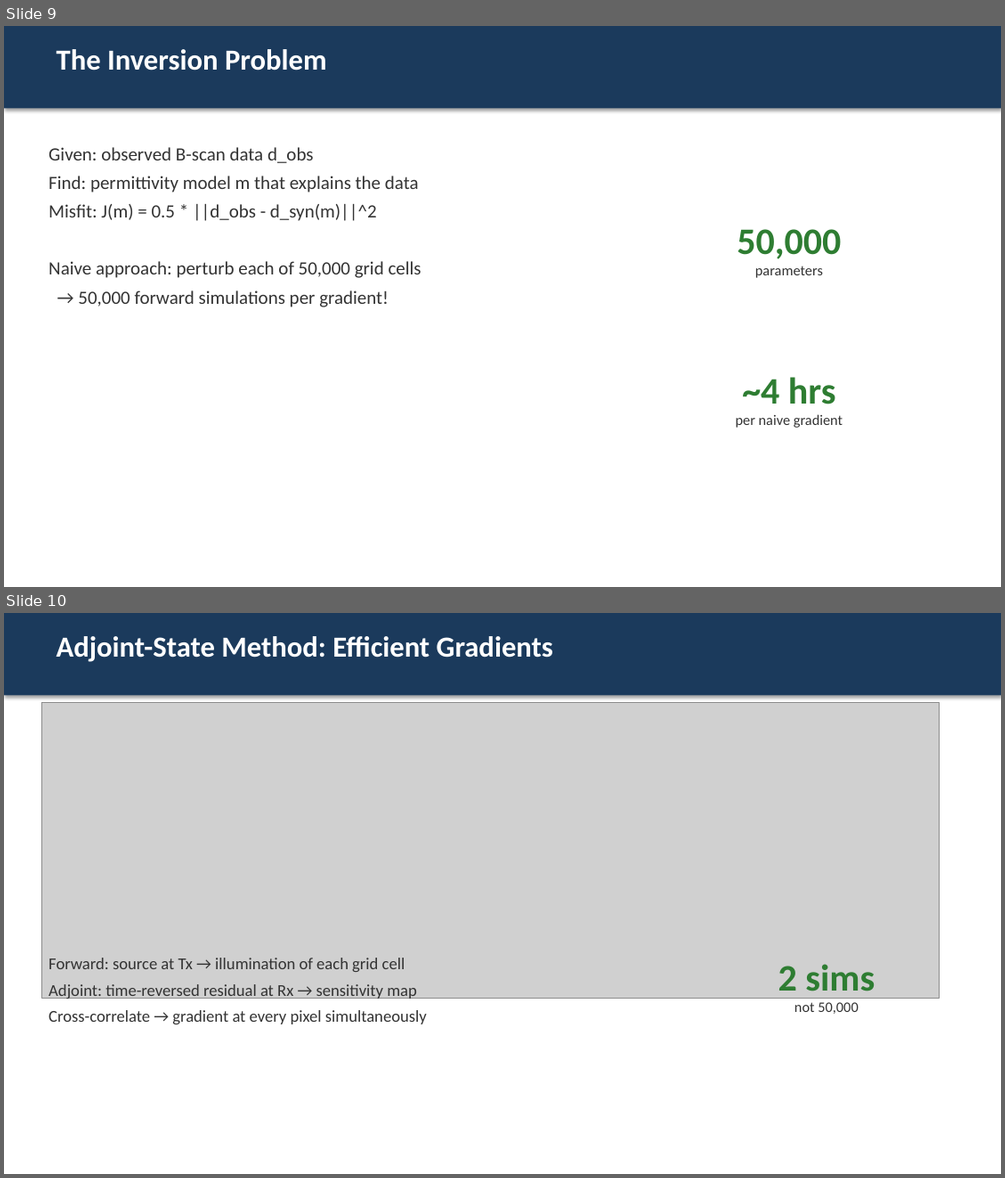
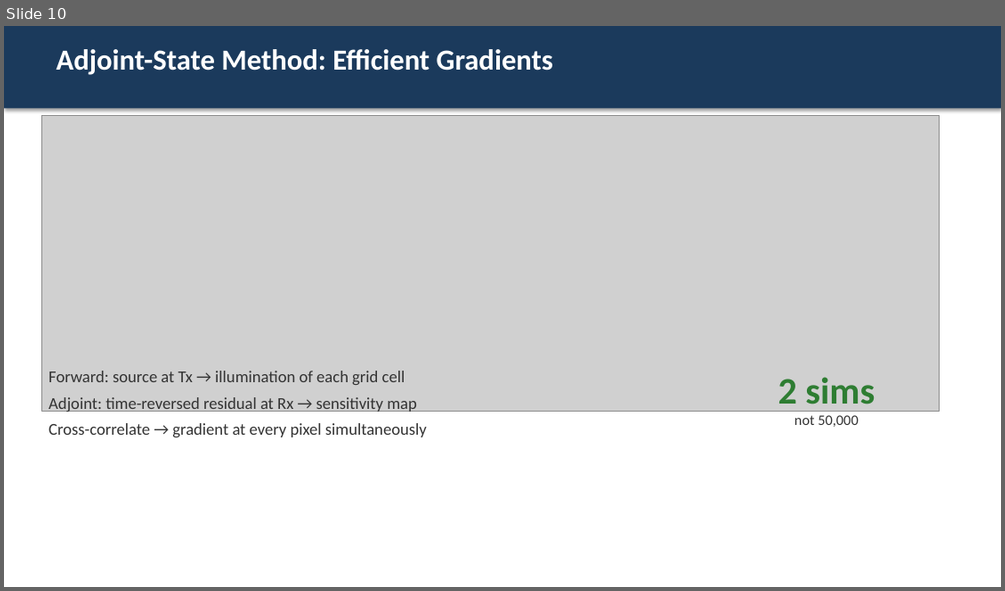
Before and after one commit to Maruf001/GPR-FDTD-FWI, a slide deck: outputs/GPR_FDTD_FWI_Presentation.pptx. Shown one above the other, each under a label of ours: slides 9 and 10 before the commit, slide 10 after it. The pictures are 1005x1178 and 1005x591 pixels, drawn with LibreOffice and Linux fonts; fonts in the diff are those of the drawing; grey boxes stand for pictures. Boxes give left, top, right and bottom in pixels: in the first picture for what was removed or moved away, otherwise in the second. Text is boxed around its words. In the diff, an @@ line names an element or a change of style, - is before the commit and + after.

```diff
--- a/outputs/GPR_FDTD_FWI_Presentation.pptx
+++ b/outputs/GPR_FDTD_FWI_Presentation.pptx
@@ slide 9 removed at bbox=[4, 26, 1001, 587], background #FFFFFF @@
@@ rectangle removed at bbox=[4, 26, 1001, 108] @@
@@ text removed at bbox=[57, 49, 327, 70] @@
-The Inversion Problem
@@ text removed at bbox=[48, 147, 421, 307] @@
-Given: observed B-scan data d_obs
-Find: permittivity model m that explains the data
-Misfit: J(m) = 0.5 * ||d_obs - d_syn(m)||^2
-Naive approach: perturb each of 50,000 grid cells
-→ 50,000 forward simulations per gradient!
@@ text removed at bbox=[736, 229, 841, 278] @@
-50,000
-parameters
@@ text removed at bbox=[736, 377, 842, 427] @@
-~4 hrs
-per naive gradient
```
Also in this commit, not shown: 1 slide added, 1 other file.
